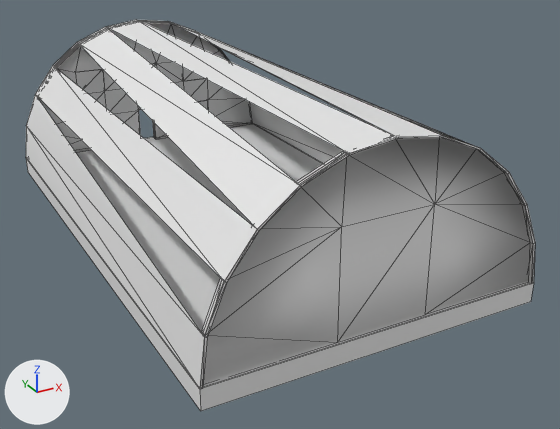
Before and after pictures for a commit that changed the FBX model Assets/Prefabs/Modelos/Hangar4.fbx.
One viewpoint serves both versions: a camera (50 mm lens) standing at (-15.4, -32.8, 15.5) and looking at (1.4, -2.3, 0.3). Every picture has the same lights, and +X, +Y and +Z are marked at lower left. Mesh edges are drawn as thin lines. Where no turn or scale is listed for an object, it has been applied to the vertices.
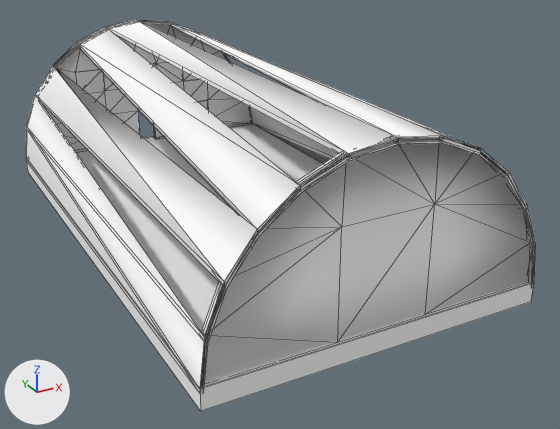
Diff of the bpy script that builds the scene:
```diff
--- a/Assets/Prefabs/Modelos/Hangar4.fbx.py
+++ b/Assets/Prefabs/Modelos/Hangar4.fbx.py
@@ mat_2 @@
 mat_2 = principled_material('2')
-mat_2.base_color = (0.8, 0.8, 0.8)  # white #e7e7e7
+mat_2.base_color = (1.0, 1.0, 1.0)  # white #ffffff
 mat_2.roughness = 0.553
@@ mat_3 @@
 mat_3 = principled_material('3')
-mat_3.base_color = (0.8, 0.8, 0.8)  # white #e7e7e7
+mat_3.base_color = (1.0, 1.0, 1.0)  # white #ffffff
 mat_3.roughness = 0.553
@@ mat_4 @@
 mat_4 = principled_material('4')
-mat_4.base_color = (0.8, 0.8, 0.8)  # white #e7e7e7
+mat_4.base_color = (1.0, 1.0, 1.0)  # white #ffffff
 mat_4.roughness = 0.553
@@ mat_1 @@
 mat_1 = principled_material('1')
-mat_1.base_color = (0.8, 0.8, 0.8)  # white #e7e7e7
+mat_1.base_color = (1.0, 1.0, 1.0)  # white #ffffff
 mat_1.roughness = 0.553
@@ me_untitled_008 @@
 # used by ob_cylinder001; location = (0.0, 13.01, 0.0)
-me_untitled_008.from_pydata(...)  # 78 vertices, 118 faces; spans x -7.5..7.5, y -26.0..0.0, z 0.0..7.5
+me_untitled_008.from_pydata(...)  # 156 vertices, 284 faces; spans x -7.5..7.5, y -26.0..0.0, z -0.2..7.5
+# me_untitled_008 part 1
+# 61 vertices are added at x -7.5..7.5, y -26.0..0.0, z -0.2..7.3
+# 12 new vertices lie (0.0, 0.4, 0.0) away from vertices in x -7.4..7.4, y -0.4, z -0.2..7.2
+# 5 new vertices lie (0.3, 0.0, 1.9) away from vertices in x -7.5..-7.4, y -26.0..0.0, z -0.2
+# 166 new faces join them
 me_untitled_008.materials.append(mat_1)
```

Boxes [x1, y1, x2, y2] around the edits, measured in the pictures (560 x 429 px):
'Cylinder001', recoloured, reshaped
    both: [26, 20, 535, 389]
'Cylinder001.002', recoloured
    both: [38, 21, 530, 383]
'Cylinder001.003', recoloured
    both: [26, 123, 534, 411]
'Cylinder001.001', recoloured
    both: [75, 63, 208, 110]
part 1 of me_untitled_008, added
    after: [37, 20, 535, 388]
